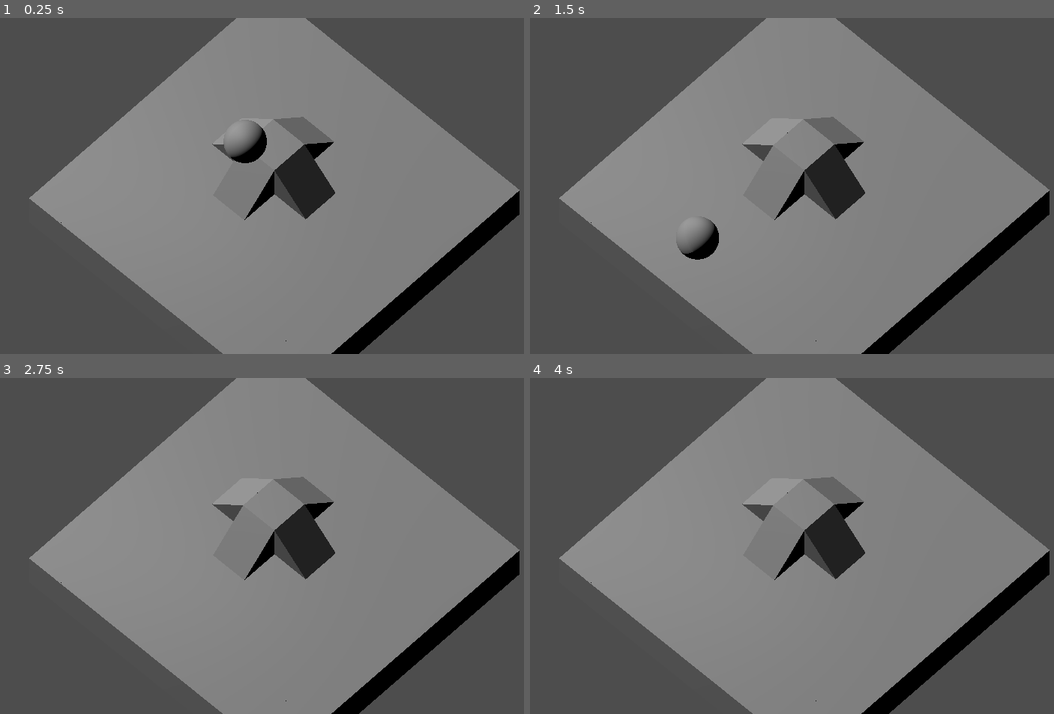
Above: before the commit, frames 1-4 (two rows, left to right).
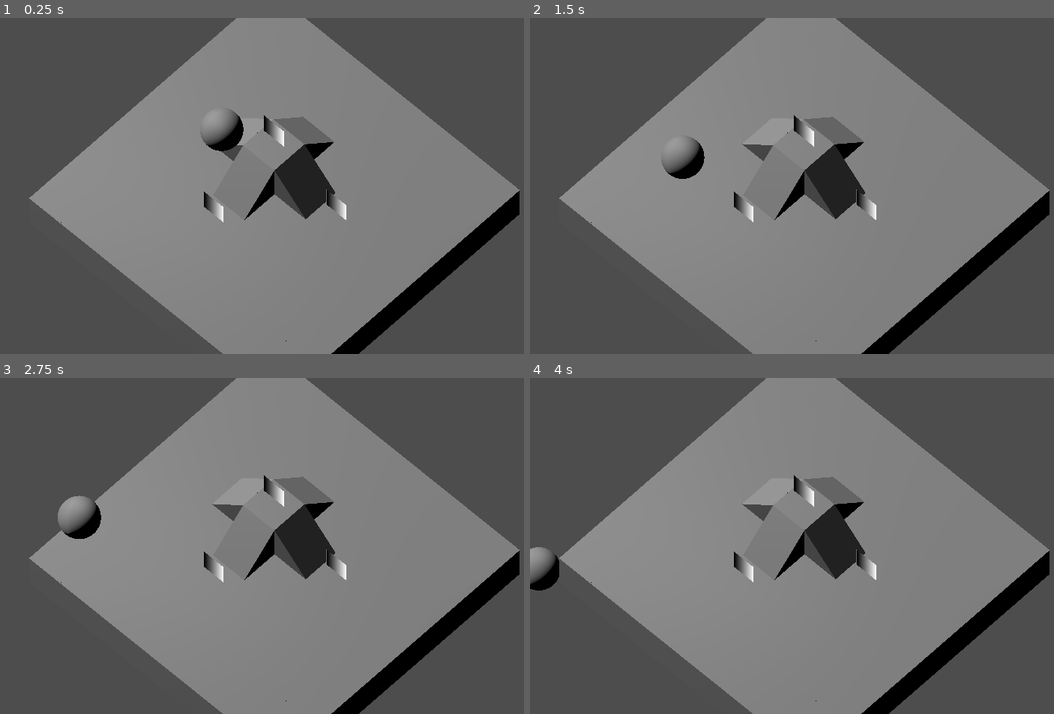
Above: after the commit, the same moments.

Repository: silverhammermba/ggj2025
Game: Godot game, scene res://map.tscn
Same seed, same stepped clock (60 frames per second), same inputs: the game is played once before the commit and once after it.
Inputs:
- Up to frame 1 (0.25 s): no input
- Up to frame 2 (1.5 s): no input
- Up to frame 3 (2.75 s): no input
- Up to frame 4 (4 s): no input

The runs differ from the first frame. In frame 1, 1.4% of the frame differs, in the area x 38-67%, y 27-61%; in frame 2, 1.4%, in the area x 25-67%, y 28-72%; in frame 3, 1.2%; in frame 4, 0.9%.

Commit message:
character selection mockup

Diff:
--- /dev/null
+++ b/character.gd
@@ -0,0 +1,18 @@
+class_name Character extends Node3D
+
+@onready var animation: AnimationPlayer = $CharacterBody3D/AnimationPlayer
+
+# Called when the node enters the scene tree for the first time.
+func _ready() -> void:
+	pass # Replace with function body.
+
+
+# Called every frame. 'delta' is the elapsed time since the previous frame.
+func _process(delta: float) -> void:
+	pass
+
+func deselect() -> void:
+	animation.stop()
+
+func select() -> void:
+	animation.play("bob")
--- /dev/null
+++ b/character.tscn
@@ -0,0 +1,64 @@
+[gd_scene load_steps=8 format=3 uid="uid://dgc7cu5viowl"]
+
+[ext_resource type="Script" path="res://character.gd" id="1_kes5e"]
+
+[sub_resource type="SphereShape3D" id="SphereShape3D_lnxdv"]
+
+[sub_resource type="Gradient" id="Gradient_2743f"]
+
+[sub_resource type="GradientTexture2D" id="GradientTexture2D_qepe6"]
+gradient = SubResource("Gradient_2743f")
+
+[sub_resource type="Animation" id="Animation_vnhop"]
+length = 0.001
+tracks/0/type = "value"
+tracks/0/imported = false
+tracks/0/enabled = true
+tracks/0/path = NodePath(".:position")
+tracks/0/interp = 1
+tracks/0/loop_wrap = true
+tracks/0/keys = {
+"times": PackedFloat32Array(0),
+"transitions": PackedFloat32Array(1),
+"update": 0,
+"values": [Vector3(0.502872, 0.586763, 0.5)]
+}
+
+[sub_resource type="Animation" id="Animation_g7wc8"]
+resource_name = "bob"
+loop_mode = 1
+tracks/0/type = "value"
+tracks/0/imported = false
+tracks/0/enabled = true
+tracks/0/path = NodePath(".:position")
+tracks/0/interp = 1
+tracks/0/loop_wrap = true
+tracks/0/keys = {
+"times": PackedFloat32Array(0, 0.2, 0.566667),
+"transitions": PackedFloat32Array(1, 1, 1),
+"update": 0,
+"values": [Vector3(0.502872, 0.586763, 0.5), Vector3(0.480738, 0.700801, 0.5), Vector3(0.466372, 0.366251, 0.5)]
+}
+
+[sub_resource type="AnimationLibrary" id="AnimationLibrary_f0etq"]
+_data = {
+"RESET": SubResource("Animation_vnhop"),
+"bob": SubResource("Animation_g7wc8")
+}
+
+[node name="Character" type="Node3D" groups=["character"]]
+script = ExtResource("1_kes5e")
+
+[node name="CharacterBody3D" type="CharacterBody3D" parent="."]
+transform = Transform3D(1, 0, 0, 0, 1, 0, 0, 0, 1, 0.502872, 0.586763, 0.5)
+
+[node name="CollisionShape3D" type="CollisionShape3D" parent="CharacterBody3D"]
+shape = SubResource("SphereShape3D_lnxdv")
+
+[node name="Sprite3D" type="Sprite3D" parent="CharacterBody3D"]
+texture = SubResource("GradientTexture2D_qepe6")
+
+[node name="AnimationPlayer" type="AnimationPlayer" parent="CharacterBody3D"]
+libraries = {
+"": SubResource("AnimationLibrary_f0etq")
+}
--- /dev/null
+++ b/map.gd
@@ -0,0 +1,35 @@
+extends Node3D
+
+var characters: Array[Character] = []
+var selection := -1
+
+# Called when the node enters the scene tree for the first time.
+func _ready() -> void:
+	var chars = get_tree().get_nodes_in_group("character")
+
+	for ch in chars:
+		assert(ch is Character)
+		characters.append(ch)
+
+
+# Called every frame. 'delta' is the elapsed time since the previous frame.
+func _process(_delta: float) -> void:
+	var prev_selection := selection
+
+	if Input.is_action_just_pressed("next char"):
+		selection += 1
+		if characters.size() > 0:
+			selection = selection % characters.size()
+	if Input.is_action_just_pressed("prev char"):
+		if selection >= 0:
+			selection -= 1
+			if selection < 0:
+				selection = characters.size() - 1
+		else:
+			selection = characters.size() - 1
+
+	if selection != prev_selection:
+		if prev_selection > 0:
+			characters[prev_selection].deselect()
+		if selection >= 0:
+			characters[selection].select()
--- a/map.tscn
+++ b/map.tscn
@@ -1,10 +1,13 @@
-[gd_scene load_steps=4 format=3 uid="uid://bg3jpfe55aita"]
-
+[gd_scene load_steps=6 format=3 uid="uid://bg3jpfe55aita"]
+
+[ext_resource type="Script" path="res://map.gd" id="1_d321m"]
 [ext_resource type="PackedScene" uid="uid://bcjj107kch2k7" path="res://block.tscn" id="1_omwxd"]
 [ext_resource type="PackedScene" uid="uid://cpf675sxdx0im" path="res://slope.tscn" id="2_xbapm"]
 [ext_resource type="PackedScene" uid="uid://c5dgohn5rphyu" path="res://sphere.tscn" id="3_1ybof"]
+[ext_resource type="PackedScene" uid="uid://dgc7cu5viowl" path="res://character.tscn" id="4_u1k47"]
 
 [node name="Map" type="Node3D"]
+script = ExtResource("1_d321m")
 
 [node name="Block" parent="." instance=ExtResource("1_omwxd")]
 
@@ -213,7 +216,7 @@
 transform = Transform3D(1.31134e-07, 0, 1, 0, 1, 0, -1, 0, 1.31134e-07, 2, 1, 4)
 
 [node name="sphere" parent="." instance=ExtResource("3_1ybof")]
-transform = Transform3D(1, 0, 0, 0, 1, 0, 0, 0, 1, 3.28452, 2.99687, 4.22741)
+transform = Transform3D(1, 0, 0, 0, 1, 0, 0, 0, 1, 2.66285, 2.99687, 4.36215)
 
 [node name="camera pivot" type="Node3D" parent="."]
 transform = Transform3D(0.721023, -0.5791, 0.380485, 0, 0.54911, 0.83575, -0.692911, -0.602595, 0.395921, 4.32358, -4.76837e-07, 2.46268)
@@ -225,3 +228,12 @@
 
 [node name="DirectionalLight3D" type="DirectionalLight3D" parent="."]
 transform = Transform3D(-0.0415285, 0.751016, -0.658977, -0.276375, 0.625177, 0.729912, 0.960152, 0.212437, 0.181599, 3.93567, 4.23665, 3.9178)
+
+[node name="Character2" parent="." instance=ExtResource("4_u1k47")]
+transform = Transform3D(1, 0, 0, 0, 1, 0, 0, 0, 1, 5, 1, 3)
+
+[node name="Character3" parent="." instance=ExtResource("4_u1k47")]
+transform = Transform3D(1, 0, 0, 0, 1, 0, 0, 0, 1, 3, 1, 5)
+
+[node name="Character4" parent="." instance=ExtResource("4_u1k47")]
+transform = Transform3D(1, 0, 0, 0, 1, 0, 0, 0, 1, 3, 2, 3)
--- a/project.godot
+++ b/project.godot
@@ -18,3 +18,20 @@
 [dotnet]
 
 project/assembly_name="ggj2025"
+
+[global_group]
+
+character=""
+
+[input]
+
+"next char"={
+"deadzone": 0.5,
+"events": [Object(InputEventJoypadButton,"resource_local_to_scene":false,"resource_name":"","device":0,"button_index":10,"pressure":0.0,"pressed":true,"script":null)
+]
+}
+"prev char"={
+"deadzone": 0.5,
+"events": [Object(InputEventJoypadButton,"resource_local_to_scene":false,"resource_name":"","device":0,"button_index":9,"pressure":0.0,"pressed":true,"script":null)
+]
+}
